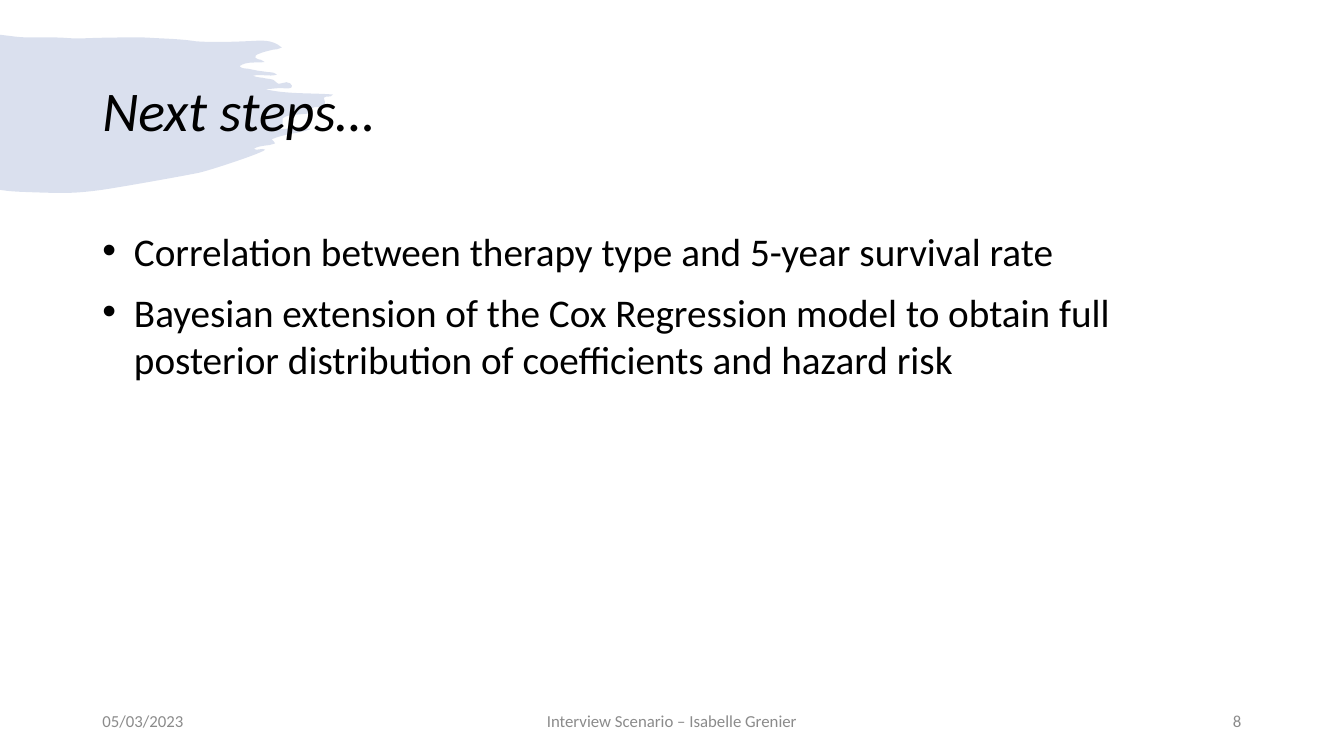
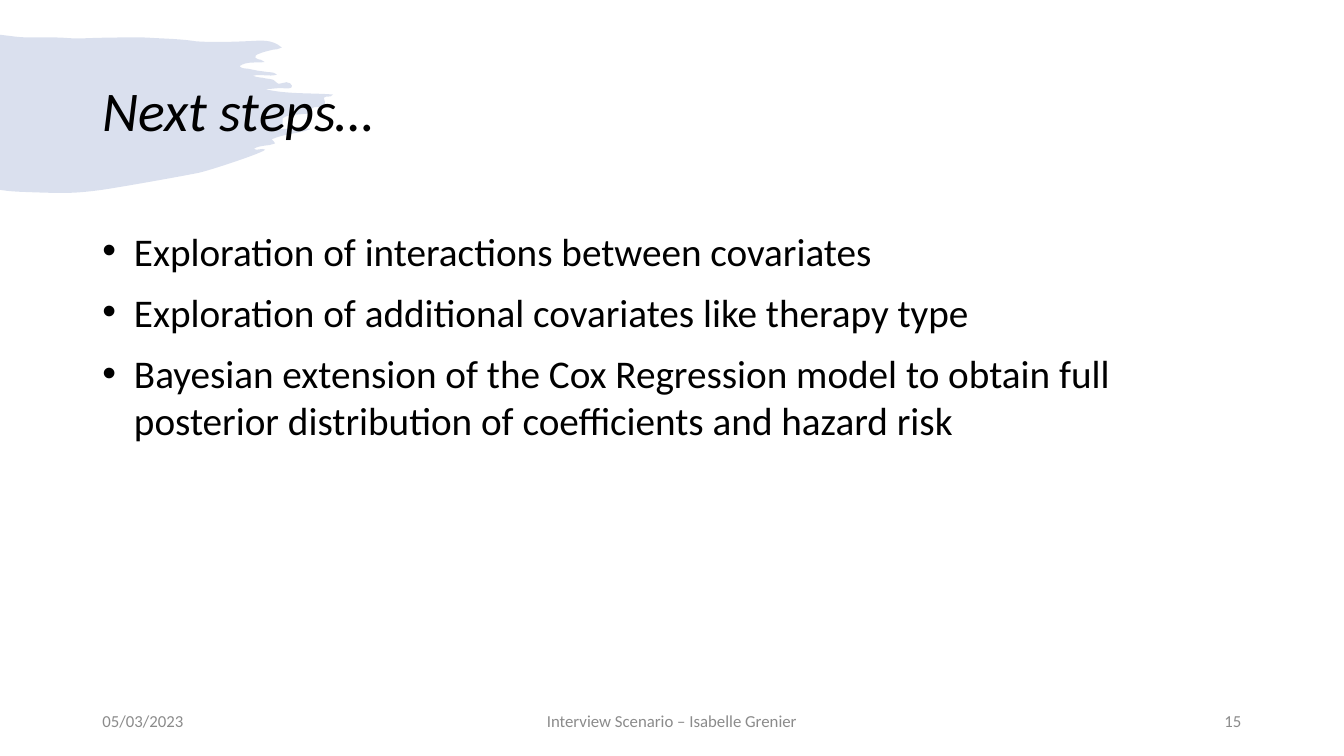
Before and after one commit to igrenier/TCGA_BRCA, a slide deck: slide 15 of presentation_05032023.pptx (slide 8 before the commit). Drawn at 1344x756 pixels with LibreOffice and Linux fonts; fonts in the diff are those of the drawing. Boxes give left, top, right and bottom in pixels: in the first picture for what was removed or moved away, otherwise in the second. Text is boxed around its words. In the diff, an @@ line names an element or a change of style, - is before the commit and + after.

```diff
--- a/presentation_05032023.pptx
+++ b/presentation_05032023.pptx
@@ text at bbox=[134, 238, 969, 334]: text changed @@
-• Correlation between therapy type and 5-year survival rate
+• Exploration of interactions between covariates
+• Exploration of additional covariates like therapy type
@@ page number at bbox=[1224, 716, 1241, 727]: text changed @@
-8
+15
```
Also in this commit, not shown: 3 other slides changed, 8 slides added.
